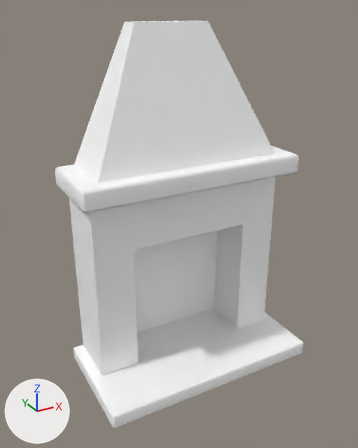
The FBX model Assets/3D/FBX/Fireplace_Mesh.fbx as it was, and as the next commit left it.
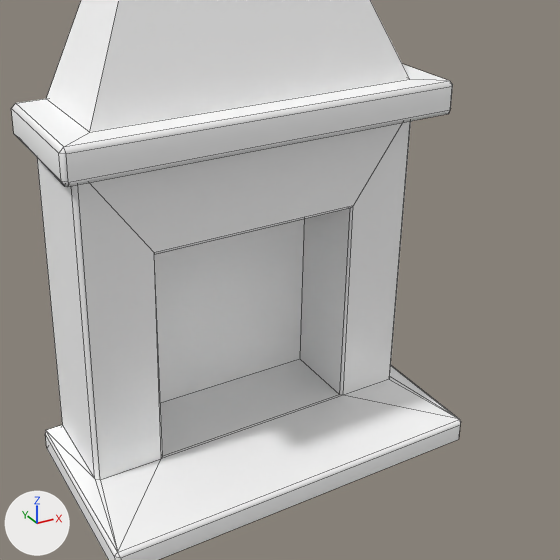
Old and new are each drawn whole from a 50 mm camera at (-0.99, -3.89, 3.11) aimed at (0.89, -0.48, 1.41) and again close up on the part from 14% to 100% of the width and 25% to 94% of the height. The lights are fixed; the arrows at lower left show +X, +Y and +Z. The close-ups show mesh edges as thin lines. Where no turn or scale is listed for an object, it has been applied to the vertices.

Names of what the first close-up shows: 'Fireplace_Mesh'.
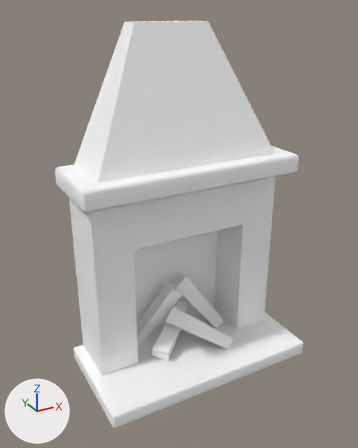
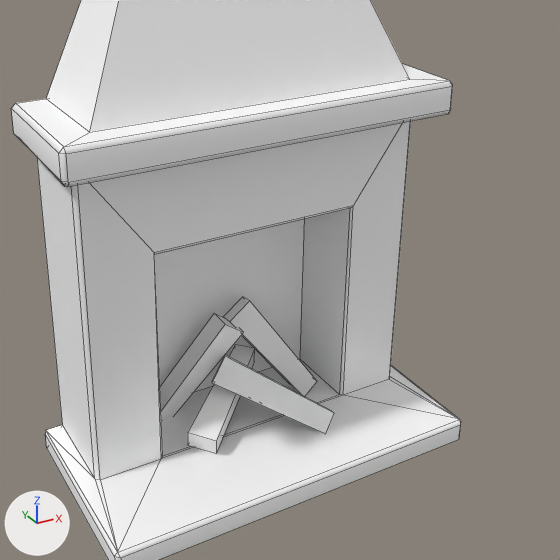
Boxes [x1, y1, x2, y2] around the edits, measured in the close-ups (560 x 560 px):
part 1 of me_mesh, added: after [160, 297, 334, 454]

The change, as a diff of the scene's bpy script:
```diff
--- a/Assets/3D/FBX/Fireplace_Mesh.fbx.py
+++ b/Assets/3D/FBX/Fireplace_Mesh.fbx.py
@@ me_mesh @@
 # used by ob_fireplace_mesh; location = (0.0, 0.0, 0.0)
-me_mesh.from_pydata(...)  # 70 vertices, 72 faces; spans x 0.0..2.0, y -1.0..0.0, z 0.0..3.0
+me_mesh.from_pydata(...)  # 102 vertices, 96 faces; spans x 0.0..2.0, y -1.0..0.0, z 0.0..3.0
+# me_mesh part 1
+# 32 vertices are added at x 0.54..1.49, y -0.73..-0.07, z 0.04..0.71
+# 24 new faces join them
 me_mesh.materials.append(mat_lambert7)
```
